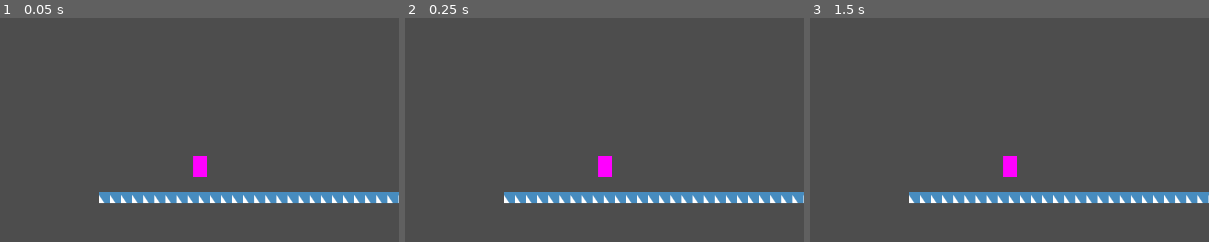
Above: before the commit, frames 1-3 (left to right).
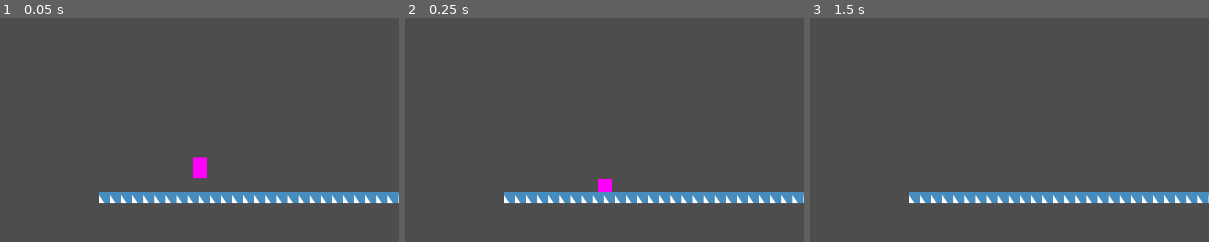
Above: after the commit, the same moments.

Repository: SupakornPholsiri/Decorate_christmas_tree
Game: Godot game, scene res://test.tscn
Same seed, same stepped clock (60 frames per second), same inputs: the game is played once before the commit and once after it. The project has no main scene, so this scene is started directly. The engine's default icon, where the game draws it, is replaced by a stand-in: a white triangle on a blue panel in a dark square.
Inputs:
- Up to frame 1 (0.05 s): no input
- Up to frame 2 (0.25 s): no input
- Up to frame 3 (1.5 s): tap Enter (ui_accept) at 0.5, 0.6, 0.77, 1.07, 1.25, 1.35 s; hold Right (ui_right) from 0.53 s (still down)
The pictures show only the part of the screen within x 0-50%, y 50-100%; the shares and areas given below are measured in that part.

The runs differ from the first frame. In frame 1, less than 0.1% of the frame differs, in the area x 48-52%, y 61-72%; in frame 2, 0.5%, in the area x 48-52%, y 61-78%; in frame 3, 0.3%.

Commit message:
create player script

Diff:
--- /dev/null
+++ b/Player/player.gd
@@ -0,0 +1,28 @@
+extends CharacterBody2D
+
+
+const SPEED = 300.0
+const JUMP_VELOCITY = -400.0
+
+# Get the gravity from the project settings to be synced with RigidBody nodes.
+var gravity = ProjectSettings.get_setting("physics/2d/default_gravity")
+
+
+func _physics_process(delta):
+	# Add the gravity.
+	if not is_on_floor():
+		velocity.y += gravity * delta
+
+	# Handle jump.
+	if Input.is_action_just_pressed("ui_accept") and is_on_floor():
+		velocity.y = JUMP_VELOCITY
+
+	# Get the input direction and handle the movement/deceleration.
+	# As good practice, you should replace UI actions with custom gameplay actions.
+	var direction = Input.get_axis("ui_left", "ui_right")
+	if direction:
+		velocity.x = direction * SPEED
+	else:
+		velocity.x = move_toward(velocity.x, 0, SPEED)
+
+	move_and_slide()
--- a/Player/player.tscn
+++ b/Player/player.tscn
@@ -1,10 +1,13 @@
-[gd_scene load_steps=3 format=3 uid="uid://dy68wvf0wasa2"]
+[gd_scene load_steps=4 format=3 uid="uid://dy68wvf0wasa2"]
+
+[ext_resource type="Script" path="res://Player/player.gd" id="1_57c0i"]
 
 [sub_resource type="CapsuleShape2D" id="CapsuleShape2D_yplyx"]
 
 [sub_resource type="PlaceholderTexture2D" id="PlaceholderTexture2D_vgto7"]
 
 [node name="CharacterBody2D" type="CharacterBody2D"]
+script = ExtResource("1_57c0i")
 
 [node name="CollisionShape2D" type="CollisionShape2D" parent="."]
 shape = SubResource("CapsuleShape2D_yplyx")
